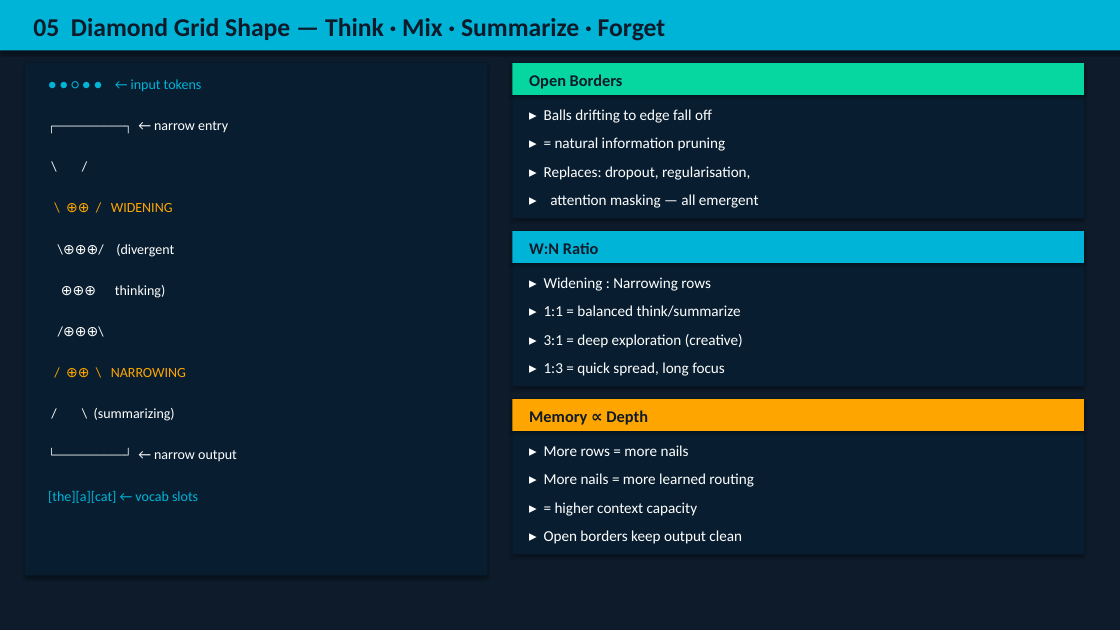
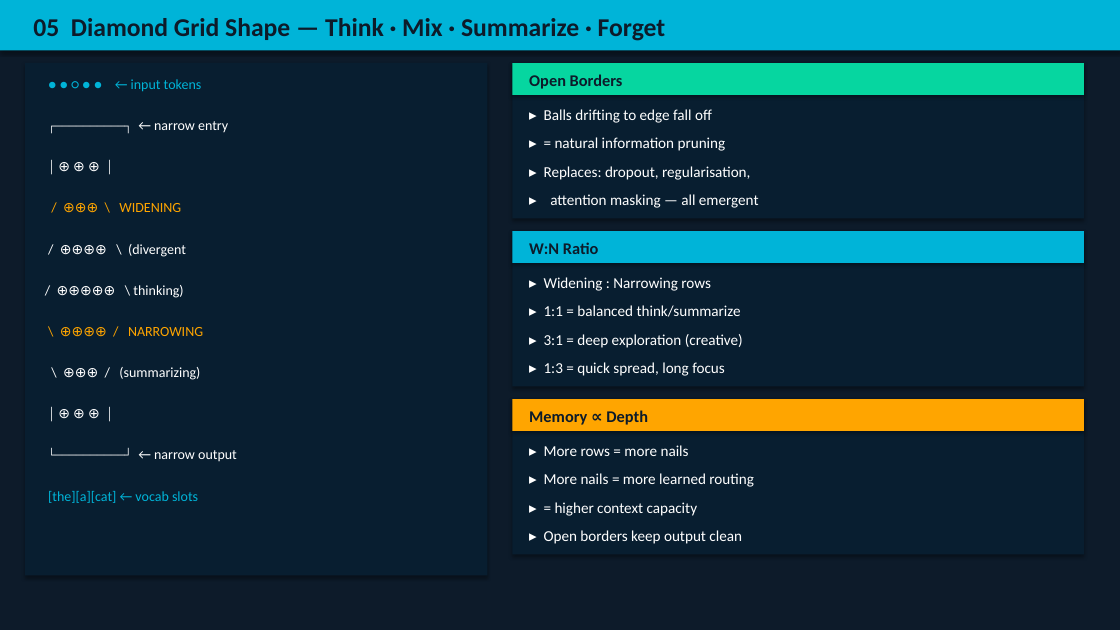
Before and after one commit to sppfizer/thinker, a slide deck: slide 6 of PRM-Design.pptx. Drawn at 1120x630 pixels with LibreOffice and Linux fonts; fonts in the diff are those of the drawing. Boxes give left, top, right and bottom in pixels: in the first picture for what was removed or moved away, otherwise in the second. Text is boxed around its words. In the diff, an @@ line names an element or a change of style, - is before the commit and + after.

```diff
--- a/PRM-Design.pptx
+++ b/PRM-Design.pptx
@@ text at bbox=[34, 154, 471, 193]: text changed @@
-\ /
+│ ⊕ ⊕ ⊕ │
@@ text at bbox=[119, 203, 181, 212]: text changed @@
-\ ⊕⊕ / WIDENING
+/ ⊕⊕⊕ \ WIDENING
@@ text at bbox=[128, 244, 186, 257]: text changed @@
-\⊕⊕⊕/ (divergent
+/ ⊕⊕⊕⊕ \ (divergent
@@ text at bbox=[133, 285, 183, 298]: text changed @@
-⊕⊕⊕ thinking)
+/ ⊕⊕⊕⊕⊕ \ thinking)
@@ text at bbox=[128, 327, 203, 336]: text changed @@
-/ ⊕⊕ \ NARROWING
+\ ⊕⊕⊕⊕ / NARROWING
@@ text at bbox=[119, 367, 200, 380]: text changed @@
-/ \ (summarizing)
+\ ⊕⊕⊕ / (summarizing)
@@ text at bbox=[34, 401, 471, 440]: text changed @@
-/⊕⊕⊕\
+│ ⊕ ⊕ ⊕ │
```
Also in this commit, not shown: 12 other files.
